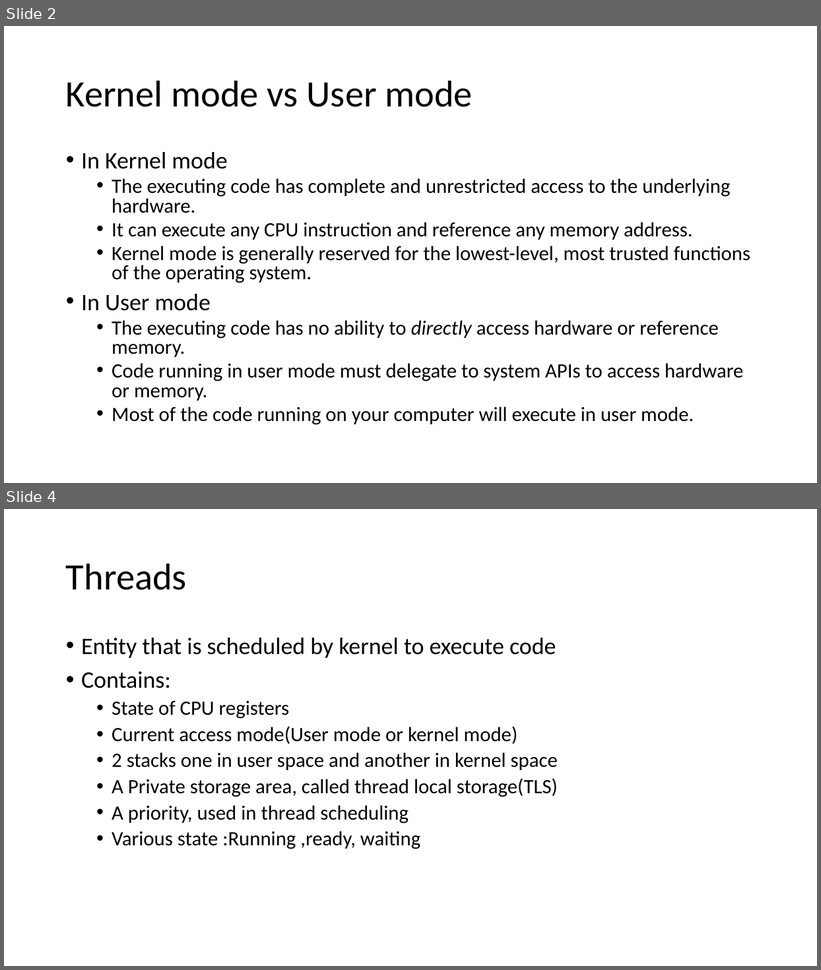
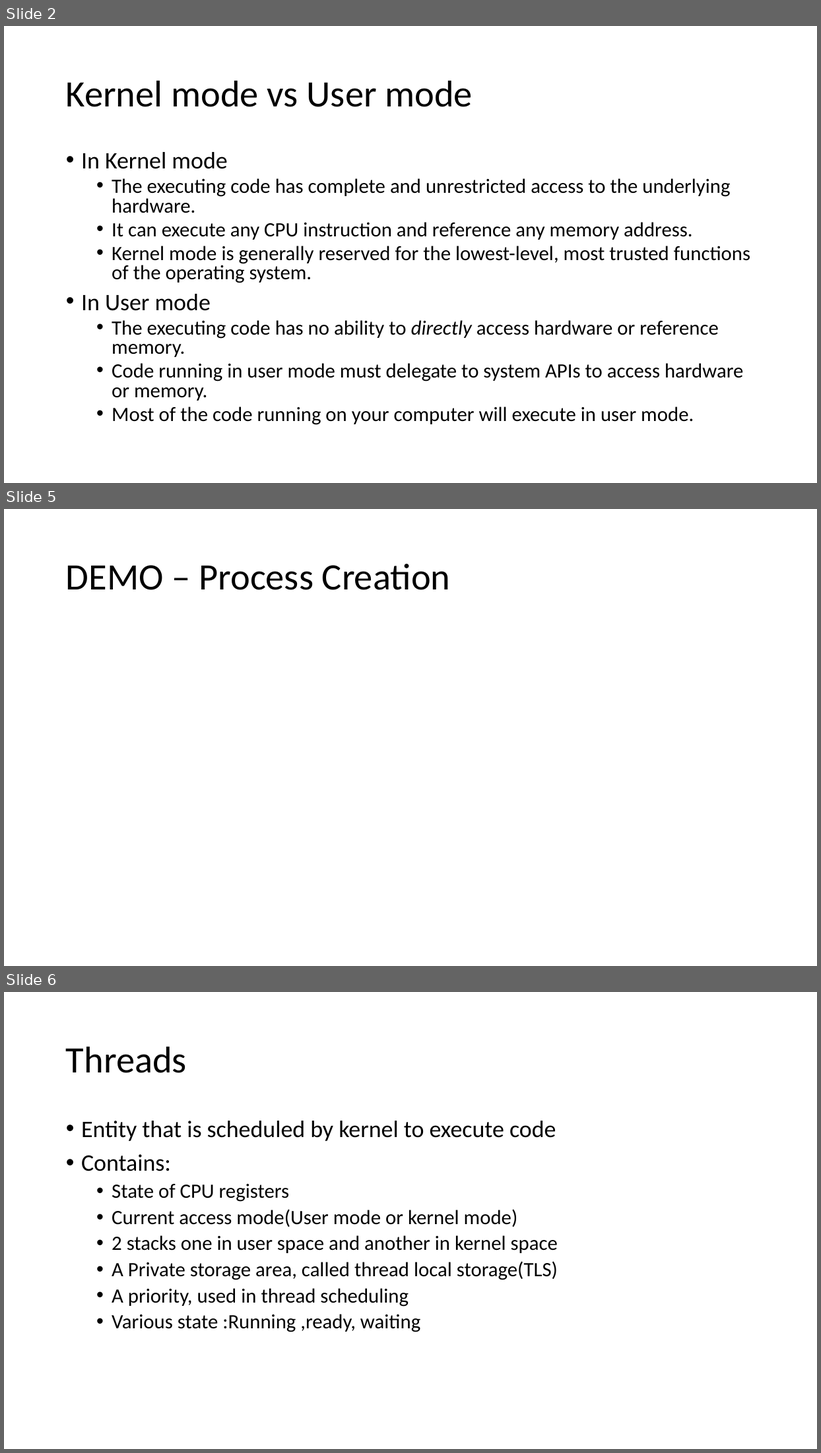
Before and after one commit to amlenduc/OS-Training, a slide deck: Operating System.pptx. Shown one above the other, each under a label of ours: slides 2 and 4 before the commit, slides 2, 5 and 6 after it; the slides between them are not shown. The pictures are 821x970 and 821x1453 pixels, drawn with LibreOffice and Linux fonts; fonts in the diff are those of the drawing. Boxes give left, top, right and bottom in pixels: in the first picture for what was removed or moved away, otherwise in the second. Text is boxed around its words. In the diff, an @@ line names an element or a change of style, - is before the commit and + after.

```diff
--- a/Operating System.pptx
+++ b/Operating System.pptx
@@ slide 5 added at <box>4,509,817,966</box>, background #FFFFFF @@
@@ title added at <box>66,564,450,590</box>, 44 pt, text #000000 @@
+DEMO – Process Creation
@@ what was slide 4 is now slide 6 @@
```
Also in this commit, not shown: 2 slides changed, 2 other slides added, 1 other file.
